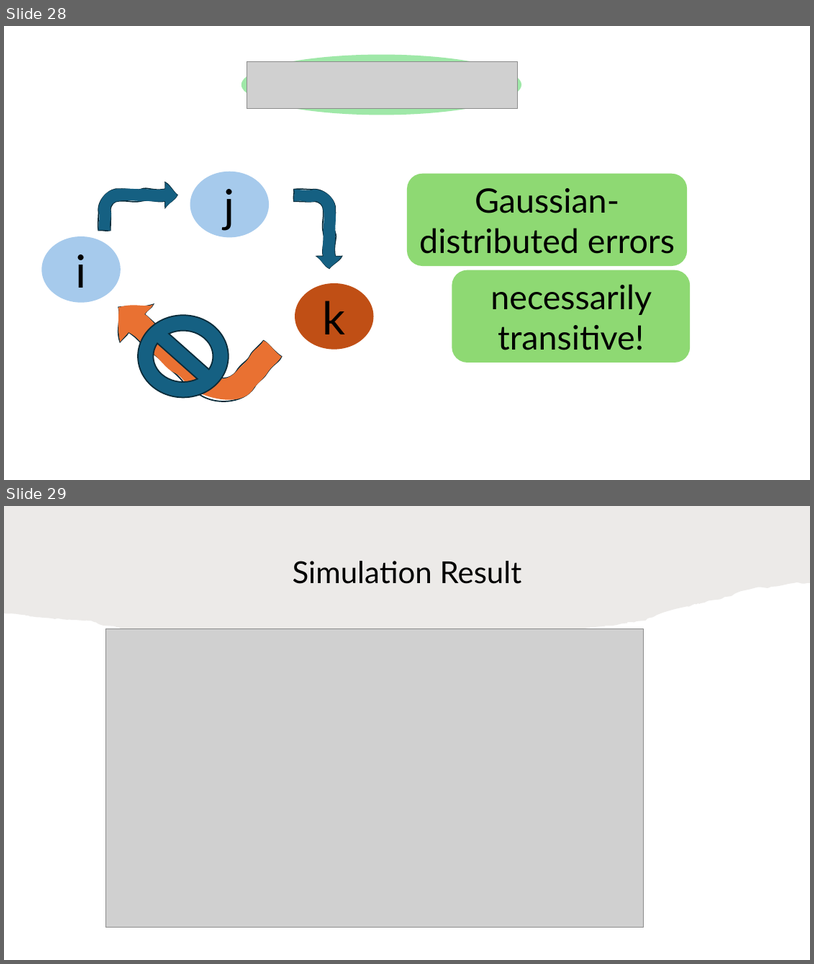
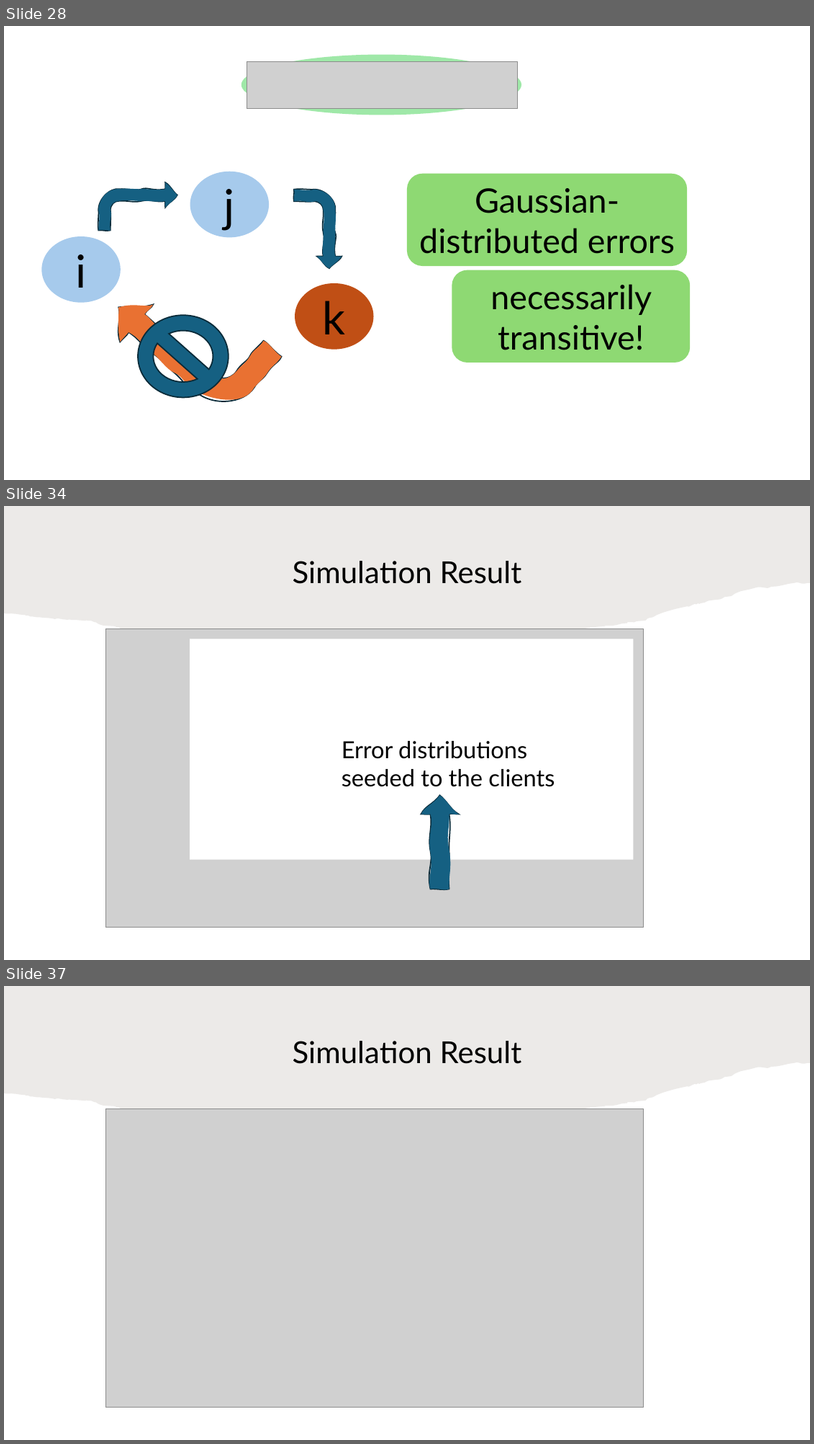
Before and after one commit to HaseebLUMS/Onyx-Presentation, a slide deck: tommy_hotnets_v2.pptx. Shown one above the other, each under a label of ours: slides 28 and 29 before the commit, slides 28, 34 and 37 after it; the slides between them are not shown. The pictures are 814x964 and 814x1444 pixels, drawn with LibreOffice and Linux fonts; fonts in the diff are those of the drawing; grey boxes stand for pictures. Boxes give left, top, right and bottom in pixels: in the first picture for what was removed or moved away, otherwise in the second. Text is boxed around its words. In the diff, an @@ line names an element or a change of style, - is before the commit and + after.

```diff
--- a/tommy_hotnets_v2.pptx
+++ b/tommy_hotnets_v2.pptx
@@ slide 34 added at (4, 506, 810, 960), background #FFFFFF @@
@@ freeform shape added at (4, 506, 810, 644), fill #82766A at 15% opacity @@
@@ title added at (293, 561, 522, 584), 36 pt, text #000000 @@
+Simulation Result
@@ picture added at (106, 629, 643, 927) @@
@@ rectangle added at (190, 638, 634, 860), fill #FFFFFF @@
@@ text added at (342, 741, 555, 787), 28 pt, text #000000 @@
+Error distributions seeded to the clients
@@ freeform shape added at (422, 795, 459, 888), fill #156082, outline #092A39 1.5 pt @@
@@ what was slide 29 is now slide 37 @@
```
Also in this commit, not shown: 1 slide changed, 6 other slides added.
